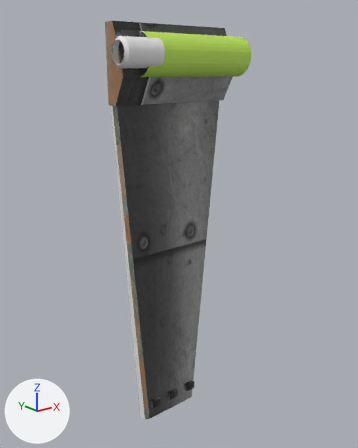
An edit to the OBJ model assets/x_wing_model/x-wing2__wing.obj, drawn before and after from the same camera.
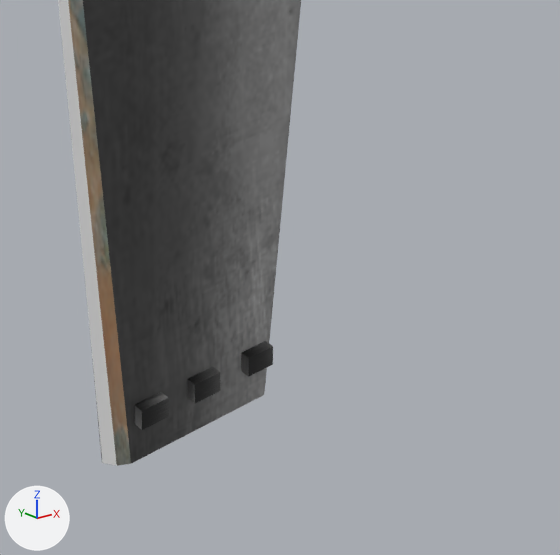
The first picture shows the older version from a 50 mm lens placed at (-10.15, -10.42, -1.03), pointed at (-1.82, -0.01, -5.2). The close-ups show both versions on the part from 30% to 80% of the width and 61% to 100% of the height of that picture; other places that the commit changed are outside them. Arrows for +X, +Y and +Z are at lower left; the lights stay in place. Where no turn or scale is listed for an object, it has been applied to the vertices.
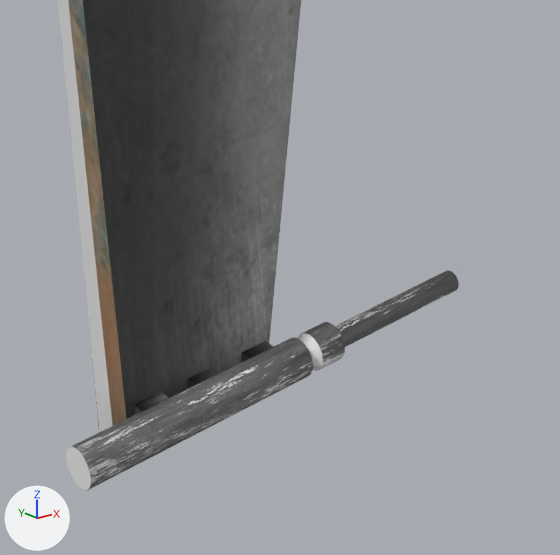
Location of each change, (x1, y1, x2, y2) in pixels of the close-ups (560 x 555 px):
```json
{"object": "Cylinder", "change": "added", "after": [66, 270, 459, 491], "faces in mat_canon_texture (picture img_metal_5_png)": [71, 270, 459, 490], "faces in mat_joint_canon_texture (its picture is missing)": [66, 333, 323, 491]}
```

Edits to the scene script, one JSON object a line:
```json
{"op": "add", "block": "img_metal_5_png", "code": ["img_metal_5_png = load_image('metal_5.png', 'metal_5.png', 2048, 2048, 'sRGB')"]}
{"op": "add", "block": "mat_joint_canon_texture", "code": ["mat_joint_canon_texture = principled_material('joint_canon_texture')", "mat_joint_canon_texture.base_color = (0.8, 0.8, 0.8)  # white #e7e7e7"]}
{"op": "add", "block": "mat_canon_texture", "code": ["mat_canon_texture = principled_material('canon_texture')", "mat_canon_texture.texture = img_metal_5_png"]}
{"op": "add", "block": "me_cylinder", "code": ["me_cylinder = bpy.data.meshes.new('Cylinder')", "me_cylinder.from_pydata(...)  # 288 vertices, 257 faces; spans x -3.78..1.05, y -0.56..-0.16, z -10.79..-10.39", "# faces by material slot: [160, 97]", "me_cylinder.materials.append(mat_canon_texture)  # picture img_metal_5_png", "me_cylinder.materials.append(mat_joint_canon_texture)  # its picture is missing"]}
{"op": "add", "block": "ob_cylinder", "code": ["ob_cylinder = bpy.data.objects.new('Cylinder', me_cylinder)", "ob_cylinder.location = (0.0, 0.0, 0.0)"]}
```
